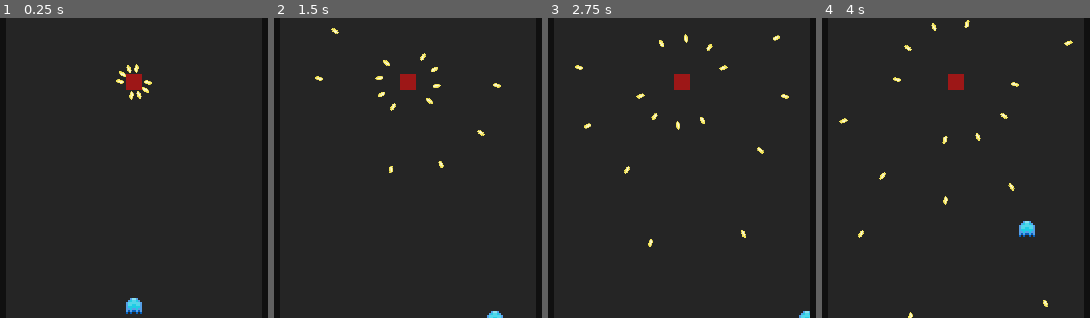
Above: before the commit, frames 1-4 (left to right).
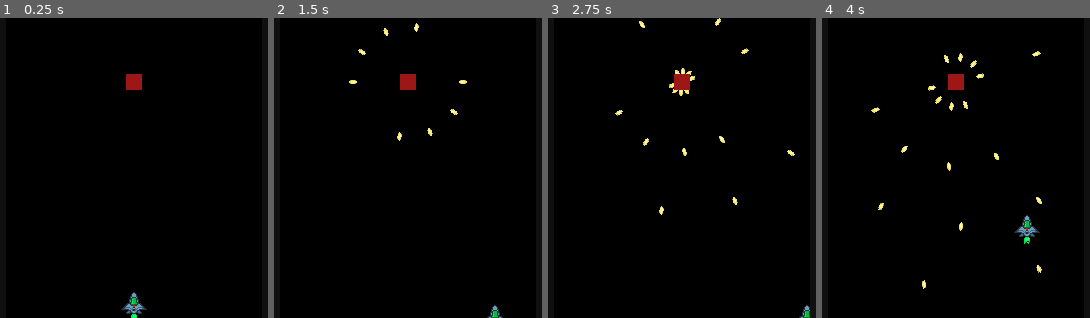
Above: after the commit, the same moments.

Repository: rockrick1/MAC0499-TCC
Game: Godot game, scene res://stages/test_stage.tscn
Two runs of this game, one before a commit and one after it. Both use one fixed random seed, a clock stepped at 60 frames per second and the inputs below.
Inputs (mouse positions are in pixels of both pictures, inside the frame that each line leads up to):
- Up to frame 1 (0.25 s): no input
- Up to frame 2 (1.5 s): move the mouse to (520, 153) at 0.52 s; hold Right (ui_right) 0.53-1.28 s; hold Space (ui_select) 0.53-1.28 s; move the mouse to (306, 183) at 1.27 s; hold Down (ui_down) from 1.28 s (still down); tap Space (ui_select) at 1.35 s
- Up to frame 3 (2.75 s): tap Space (ui_select) at 1.52, 1.82 s; move the mouse to (732, 102) at 2.02 s; release Down (ui_down) at 2.03 s; hold Right (ui_right) from 2.03 s (still down); hold Space (ui_select) from 2.03 s (still down)
- Up to frame 4 (4 s): move the mouse to (929, 228) at 2.77 s; release Right (ui_right) at 2.78 s; release Space (ui_select) at 2.78 s; hold Up (ui_up) 2.78-3.53 s; tap Space (ui_select) at 2.85, 3.02, 3.32 s; move the mouse to (outside the picture) at 3.52 s; hold Left (ui_left) from 3.53 s (still down); hold Space (ui_select) from 3.53 s (still down)

The runs differ from the first frame. In frame 1, 95% of the frame differs, in the area x 2-98%, y 0-100%; in frame 2, 95%; in frame 3, 95%; in frame 4, 95%.

Commit message:
fix satanic variable

Diff:
--- a/shooter 2/characters/blop_green.tscn
+++ b/shooter 2/characters/blop_green.tscn
@@ -57,6 +57,16 @@
 amount = 5
 one_shot = true
 explosiveness = 0.8
-process_material = SubResource( 4 )
+process_material = SubResource( 3 )
 
 [node name="BulletGenerator" parent="." instance=ExtResource( 1 )]
+
+[node name="BulletGenerator2" parent="." instance=ExtResource( 1 )]
+bullets_per_array = 3
+individual_array_spread = 30.0
+total_bullet_arrays = 1
+total_array_spread = 120.0
+spin_speed = 700.0
+spin_speed_period = 1.0
+fire_rate = 10.0
+bullet_speed = 1.3
--- a/shooter 2/characters/bullet_generator.gd
+++ b/shooter 2/characters/bullet_generator.gd
@@ -7,6 +7,8 @@
 var can_shoot = true
 var shooter
 var arena
+
+var modul = false
 
 var active_projectiles = []
 
@@ -21,19 +23,24 @@
 export (float) var total_array_spread = 180
 
 # "Character" spin speed
-export (float) var spin_speed = 120
-export (float) var spin_speed_period = 3
-export (float) var max_spin_speed = 360
+export (float) var spin_speed = 0
+var current_spin_speed = spin_speed
+export (float) var spin_speed_period = .5
+export (float) var spin_variation = 200
 var current_spin = 0
 
 # fire rate in bullets/sec
-export (float) var fire_rate = 15
+export (float) var fire_rate = 25
 export (float) var fire_interval = 0
 export (float) var bullet_speed = 1
 export (float) var bullet_life = 5
 
+export (Color) var bullet_color = Color(1, 1, 1)
+
 
 func _ready():
+	set_process(false)
+	print(spin_speed)
 	shooter = get_parent()
 	arena = shooter.arena
 	$FireRate.wait_time = 1/fire_rate
@@ -47,31 +54,31 @@
 
 
 func start():
+	set_process(true)
 	shooting = true
 	pass
 
 
-func get_proj_pos(array, bullet_n):
-	pass
+func modulate_bullets():
+	bullet_color = Color(0.996078, 0.333333, 0.333333)
 
 
-func change_spin_speed():
-	if $SpinSpeed.is_active():
-		return
-	$SpinSpeed.interpolate_property($Center, "spin_speed",
-	spin_speed,
-	max_spin_speed,
-	spin_speed_period,
-	Tween.TRANS_LINEAR, Tween.EASE_IN_OUT)
-	$SpinSpeed.start()
+func change_current_spin_speed():
+	if not $SpinSpeed.is_active():
+		print(str(current_spin_speed) + " -> " + str(spin_speed + spin_variation))
+		$SpinSpeed.interpolate_property(self, "current_spin_speed",
+		current_spin_speed,
+		spin_speed + spin_variation,
+		spin_speed_period,
+		Tween.TRANS_QUAD, Tween.EASE_IN_OUT)
+		$SpinSpeed.start()
+		spin_variation = -spin_variation
 
 func _process(delta):
+	current_spin = (current_spin + current_spin_speed*delta)
 
-	current_spin = (current_spin + spin_speed*delta)
-
-
-	change_spin_speed()
-	print(spin_speed)
+	change_current_spin_speed()
+#	print(current_spin_speed)
 
 	if current_spin > 360:
 		current_spin -= 360
@@ -95,8 +102,8 @@
 				proj1_instance.position = shooter.get_global_position()
 				proj1_instance.speed = bullet_speed
 				proj1_instance.set_life(bullet_life)
+				proj1_instance.get_node("Sprite").set_self_modulate(bullet_color)
 				shooter.arena.add_child_below_node(shooter.arena.get_node("Character"), proj1_instance)
-
 
 			start_angle += total_array_spread
 	pass
--- a/shooter 2/characters/bullet_generator.tscn
+++ b/shooter 2/characters/bullet_generator.tscn
@@ -1,21 +1,6 @@
-[gd_scene load_steps=3 format=2]
+[gd_scene load_steps=2 format=2]
 
 [ext_resource path="res://characters/bullet_generator.gd" type="Script" id=1]
-
-[sub_resource type="Animation" id=1]
-resource_name = "SpinSpeed"
-tracks/0/type = "value"
-tracks/0/path = NodePath(".:spin_speed")
-tracks/0/interp = 1
-tracks/0/loop_wrap = true
-tracks/0/imported = false
-tracks/0/enabled = true
-tracks/0/keys = {
-"times": PoolRealArray( 0, 0.5, 1 ),
-"transitions": PoolRealArray( 1, 1, 1 ),
-"update": 0,
-"values": [ 120.0, 120.0, 120.0 ]
-}
 
 [node name="Center" type="Node2D"]
 script = ExtResource( 1 )
@@ -23,10 +8,4 @@
 [node name="FireRate" type="Timer" parent="."]
 
 [node name="SpinSpeed" type="Tween" parent="."]
-repeat = true
-playback/repeat = true
-
-[node name="AnimationPlayer" type="AnimationPlayer" parent="."]
-autoplay = "SpinSpeed"
-anims/SpinSpeed = SubResource( 1 )
 [connection signal="timeout" from="FireRate" to="." method="_on_FireRate_timeout"]
--- a/shooter 2/characters/character.tscn
+++ b/shooter 2/characters/character.tscn
@@ -1,6 +1,6 @@
 [gd_scene load_steps=4 format=2]
 
-[ext_resource path="res://assets/sprites/blue_proj.png" type="Texture" id=1]
+[ext_resource path="res://assets/sprites/ship1.png" type="Texture" id=1]
 [ext_resource path="res://characters/character.gd" type="Script" id=2]
 
 [sub_resource type="CircleShape2D" id=1]
@@ -11,15 +11,12 @@
 MAX_HP = 150.0
 
 [node name="Sprite" type="Sprite" parent="."]
-rotation = 4.71239
-scale = Vector2( 2, 2 )
 texture = ExtResource( 1 )
 
 [node name="Hitbox" type="CollisionShape2D" parent="."]
 shape = SubResource( 1 )
 
 [node name="Center" type="Node2D" parent="."]
-visible = false
 position = Vector2( 0, 5 )
 
 [node name="CenterDraw" type="Line2D" parent="Center"]
--- a/shooter 2/projectiles/base_projectile.gd
+++ b/shooter 2/projectiles/base_projectile.gd
@@ -19,9 +19,9 @@
 	set_rotation(dir.angle())
 	set_process(true)
 
-func set_life(_l):
-	if _l:
-		life = _l
+func set_life(l = 5):
+	if l:
+		life = l
 	$DeathTimer.wait_time = life
 
 # Called when the node enters the scene tree for the first time.
--- a/shooter 2/projectiles/proj1.tscn
+++ b/shooter 2/projectiles/proj1.tscn
@@ -15,6 +15,7 @@
 texture = ExtResource( 1 )
 
 [node name="Area2D" type="Area2D" parent="."]
+visible = false
 
 [node name="CollisionShape2D" type="CollisionShape2D" parent="Area2D"]
 shape = SubResource( 1 )
--- a/shooter 2/stages/test_stage.gd
+++ b/shooter 2/stages/test_stage.gd
@@ -8,9 +8,13 @@
 
 # Called when the node enters the scene tree for the first time.
 func _ready():
-	$Enemies/Enemy1/BulletGenerator.start()
+#	$Enemies/Enemy1/BulletGenerator.start()
+	pass
 
 
 # Called every frame. 'delta' is the elapsed time since the previous frame.
-#func _process(delta):
-#	pass
+func _process(delta):
+	if Input.is_action_pressed("ui_select"):
+		$Enemies/Enemy1/BulletGenerator.start()
+#		$Enemies/Enemy1/BulletGenerator2.modulate_bullets()
+#		$Enemies/Enemy1/BulletGenerator2.start()
--- a/shooter 2/stages/test_stage.tscn
+++ b/shooter 2/stages/test_stage.tscn
@@ -34,7 +34,7 @@
 [node name="Background" type="ColorRect" parent="."]
 margin_right = 512.0
 margin_bottom = 304.0
-color = Color( 0.14902, 0.14902, 0.14902, 1 )
+color = Color( 0, 0, 0, 1 )
 __meta__ = {
 "_edit_lock_": true,
 "_edit_use_anchors_": false
Binary file added: shooter 2/assets/sprites/ship1.png
Not shown, added: shooter 2/assets/sprites/ship1.png.import
Not shown: 2 places in shooter 2/characters/blop_green.tscn that only renumber resources
Not shown, added: shooter 2/assets/ship1.psd
